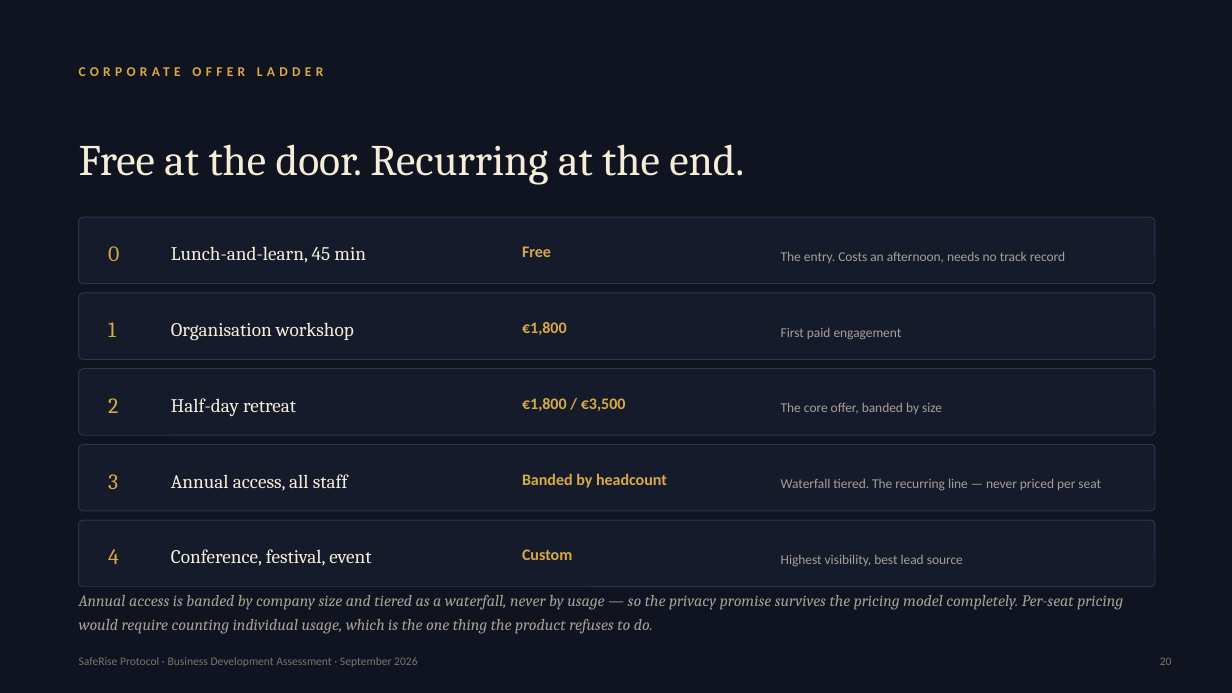
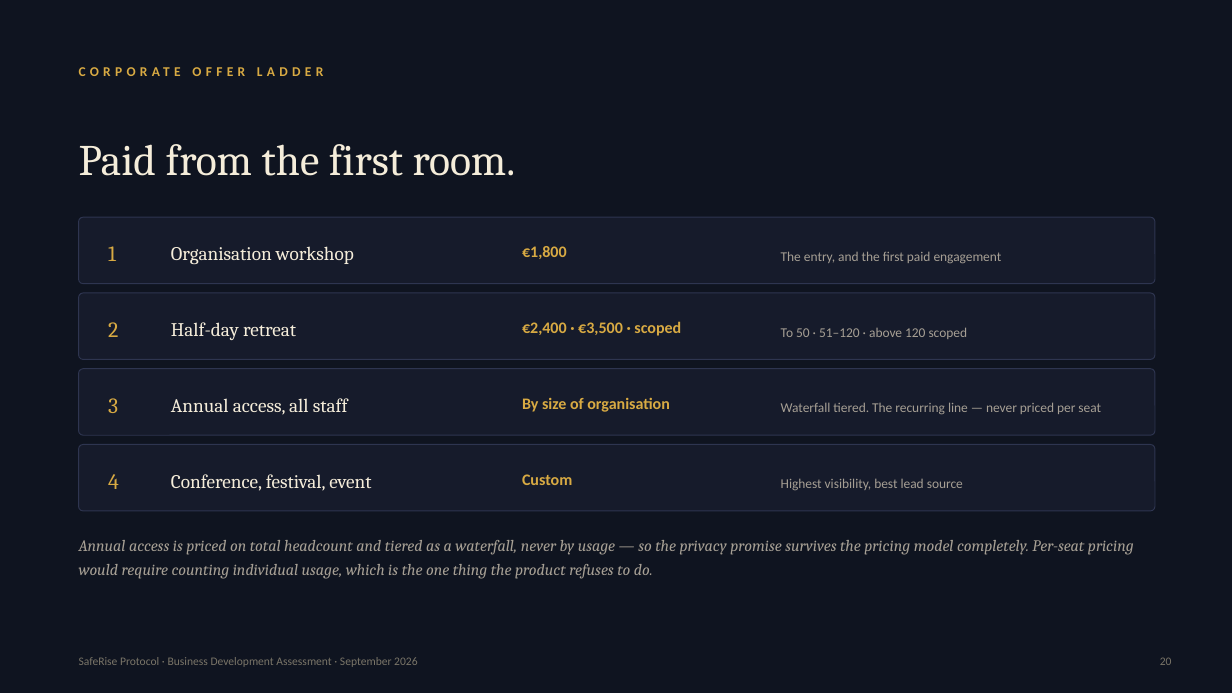
Before and after one commit to robleyworks/saferise, a slide deck: slide 20 of docs/business/SafeRise-Investor-Deck.pptx. Drawn at 1232x693 pixels with LibreOffice and Linux fonts; fonts in the diff are those of the drawing. Boxes give left, top, right and bottom in pixels: in the first picture for what was removed or moved away, otherwise in the second. Text is boxed around its words. In the diff, an @@ line names an element or a change of style, - is before the commit and + after.

```diff
--- a/docs/business/SafeRise-Investor-Deck.pptx
+++ b/docs/business/SafeRise-Investor-Deck.pptx
@@ text at [79, 144, 516, 176]: text changed @@
-Free at the door. Recurring at the end.
+Paid from the first room.
@@ text removed at [108, 246, 119, 261] @@
-0
@@ text removed at [171, 246, 366, 263] @@
-Lunch-and-learn, 45 min
@@ text removed at [522, 246, 551, 257] @@
-Free
@@ text at [781, 251, 1002, 263]: text changed @@
-First paid engagement
+The entry, and the first paid engagement
@@ text removed at [781, 251, 1065, 263] @@
-The entry. Costs an afternoon, needs no track record
@@ text at [522, 321, 681, 336]: text changed @@
-€1,800 / €3,500
+€2,400 · €3,500 · scoped
@@ text added at [781, 327, 968, 339], 10.5 pt, text #A69F94 @@
+To 50 · 51–120 · above 120 scoped
@@ text added at [522, 398, 670, 412], 12.5 pt, text #D8AA43, bold @@
+By size of organisation
@@ text removed at [781, 402, 942, 414] @@
-The core offer, banded by size
@@ text removed at [522, 473, 667, 488] @@
-Banded by headcount
@@ 12 texts: place and size @@
-12 texts at [108, 322, 1101, 566]
+12 texts at [108, 246, 1101, 491]
@@ rounded rectangle removed at [79, 520, 1155, 587] @@
@@ text at [79, 540, 1134, 579]: text changed @@
-Annual access is banded by company size and tiered as a waterfall, never by usage — so the privacy promise survives the pricing model completely. Per-seat pricing would require counting individual usage, which is the one thing the product refuses to do.
+Annual access is priced on total headcount and tiered as a waterfall, never by usage — so the privacy promise survives the pricing model completely. Per-seat pricing would require counting individual usage, which is the one thing the product refuses to do.
```
Also in this commit, not shown: 7 other slides changed, 3 other files.
